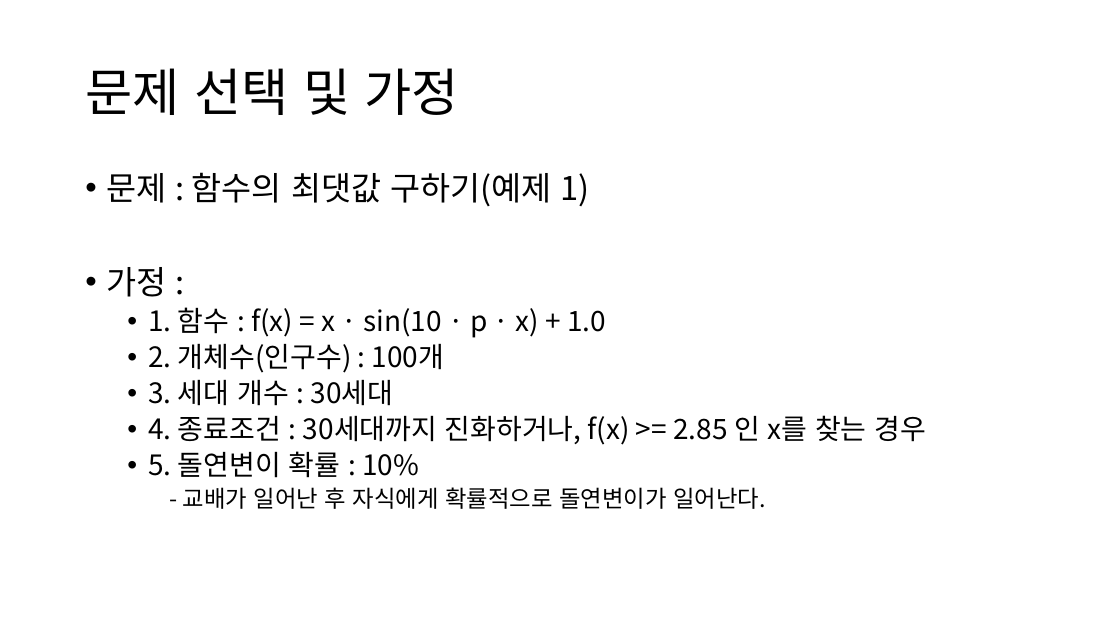
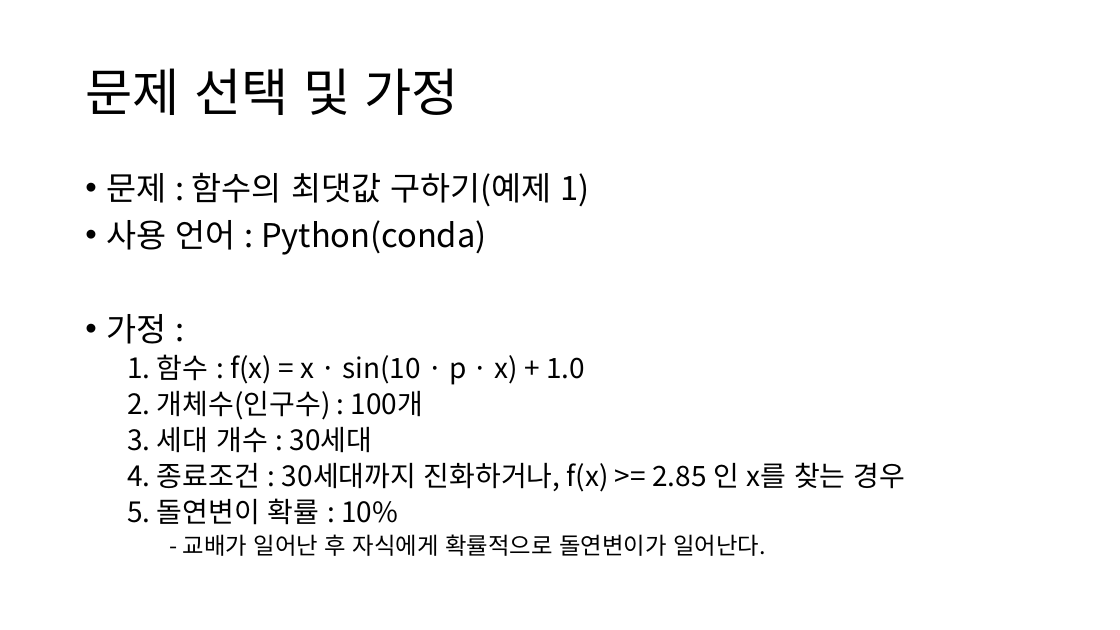
Before and after one commit to hhtboy/GeneticAlgorithm-FindMaxValue, a slide deck: slide 2 of 과제3_2019124206_황현택.pptx. Drawn at 1120x630 pixels with LibreOffice and Linux fonts; fonts in the diff are those of the drawing. Boxes give left, top, right and bottom in pixels: in the first picture for what was removed or moved away, otherwise in the second. Text is boxed around its words. In the diff, an @@ line names an element or a change of style, - is before the commit and + after.

```diff
--- a/과제3_2019124206_황현택.pptx
+++ b/과제3_2019124206_황현택.pptx
@@ text at <box>106,220,487,255</box>: paragraph added @@
+• 사용 언어 : Python(conda)
@@ text at <box>127,354,905,525</box>: bullet • to none @@
```
Also in this commit, not shown: 1 other slide changed, 8 slides added, 1 other file.
